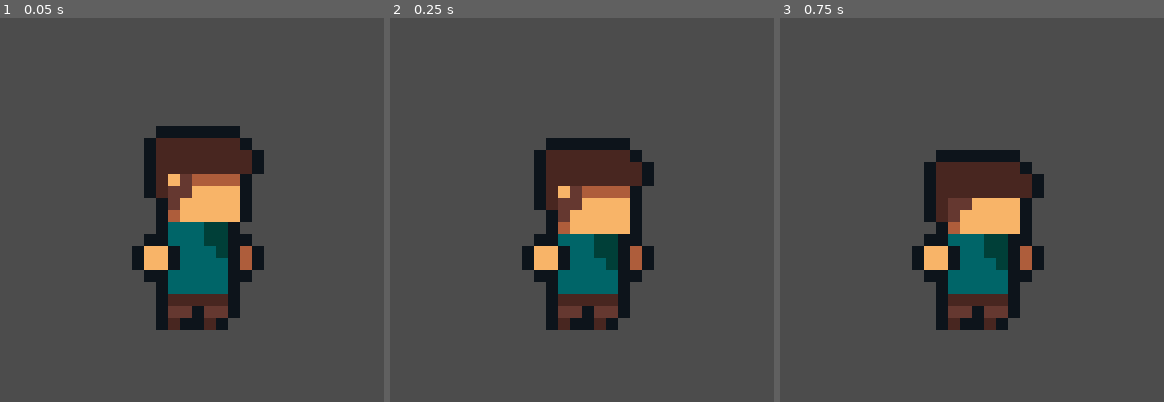
Above: before the commit, frames 1-3 (left to right).
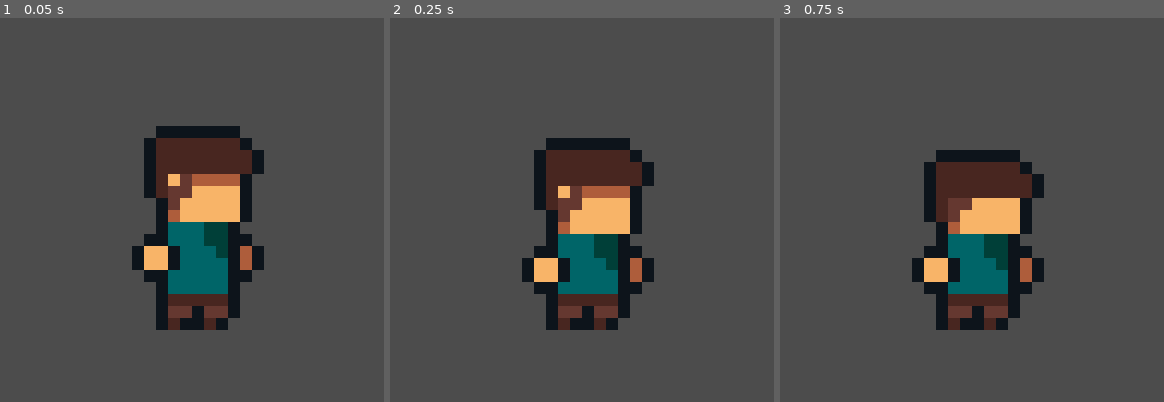
Above: after the commit, the same moments.

Repository: davifoox/character-creator
Game: Godot game, scene res://Main.tscn
Two runs of this game, one before a commit and one after it. Both use one fixed random seed, a clock stepped at 60 frames per second and the inputs below.
Inputs:
- Up to frame 1 (0.05 s): no input
- Up to frame 2 (0.25 s): no input
- Up to frame 3 (0.75 s): tap Enter (ui_accept) at 0.5 s

Frame 1 is identical in both runs. In frame 2, 1.6% of the frame differs, in the area x 34-69%, y 56-72%; in frame 3, 1.6%.

Commit message:
finished - idle animation

Diff:
--- a/Character.tscn
+++ b/Character.tscn
@@ -34,10 +34,10 @@
 tracks/1/imported = false
 tracks/1/enabled = true
 tracks/1/keys = {
-"times": PoolRealArray( 0 ),
-"transitions": PoolRealArray( 1 ),
-"update": 1,
-"values": [ Vector2( 4, 4 ) ]
+"times": PoolRealArray( 0, 0.125, 0.25, 0.375 ),
+"transitions": PoolRealArray( 1, 1, 1, 1 ),
+"update": 1,
+"values": [ Vector2( 4, 4 ), Vector2( 4, 5 ), Vector2( 4, 5 ), Vector2( 4, 4 ) ]
 }
 tracks/2/type = "value"
 tracks/2/path = NodePath("Sprites/Body:position")
@@ -58,10 +58,10 @@
 tracks/3/imported = false
 tracks/3/enabled = true
 tracks/3/keys = {
-"times": PoolRealArray( 0 ),
-"transitions": PoolRealArray( 1 ),
-"update": 1,
-"values": [ Vector2( -3, 4 ) ]
+"times": PoolRealArray( 0, 0.125, 0.25, 0.375 ),
+"transitions": PoolRealArray( 1, 1, 1, 1 ),
+"update": 1,
+"values": [ Vector2( -3, 4 ), Vector2( -3, 5 ), Vector2( -3, 5 ), Vector2( -3, 4 ) ]
 }
 tracks/4/type = "value"
 tracks/4/path = NodePath("Sprites/LeftLeg:position")
@@ -73,7 +73,7 @@
 "times": PoolRealArray( 0 ),
 "transitions": PoolRealArray( 1 ),
 "update": 1,
-"values": [ Vector2( 2.5, 8.5 ) ]
+"values": [ Vector2( 2, 8.5 ) ]
 }
 tracks/5/type = "value"
 tracks/5/path = NodePath("Sprites/RightLeg:position")
@@ -99,6 +99,18 @@
 "update": 1,
 "values": [ Vector2( 1, -4 ), Vector2( 1, -3 ), Vector2( 1, -2 ), Vector2( 1, -3 ) ]
 }
+tracks/7/type = "value"
+tracks/7/path = NodePath("Sprites/LeftLeg:scale")
+tracks/7/interp = 1
+tracks/7/loop_wrap = true
+tracks/7/imported = false
+tracks/7/enabled = true
+tracks/7/keys = {
+"times": PoolRealArray( 0 ),
+"transitions": PoolRealArray( 1 ),
+"update": 0,
+"values": [ Vector2( 1, 1 ) ]
+}
 
 [sub_resource type="Animation" id=2]
 length = 0.001
@@ -186,6 +198,18 @@
 "update": 0,
 "values": [ Vector2( 1, -4 ) ]
 }
+tracks/7/type = "value"
+tracks/7/path = NodePath("Sprites/LeftLeg:scale")
+tracks/7/interp = 1
+tracks/7/loop_wrap = true
+tracks/7/imported = false
+tracks/7/enabled = true
+tracks/7/keys = {
+"times": PoolRealArray( 0 ),
+"transitions": PoolRealArray( 1 ),
+"update": 0,
+"values": [ Vector2( 1, 1 ) ]
+}
 
 [node name="Character" type="Node2D"]
 position = Vector2( 16, 16 )
--- a/project.godot
+++ b/project.godot
@@ -67,5 +67,7 @@
 
 [rendering]
 
+2d/snapping/use_gpu_pixel_snap=true
+quality/filters/use_nearest_mipmap_filter=true
 environment/default_clear_color=Color( 0.301961, 0.301961, 0.301961, 0 )
 environment/default_environment="res://default_env.tres"
